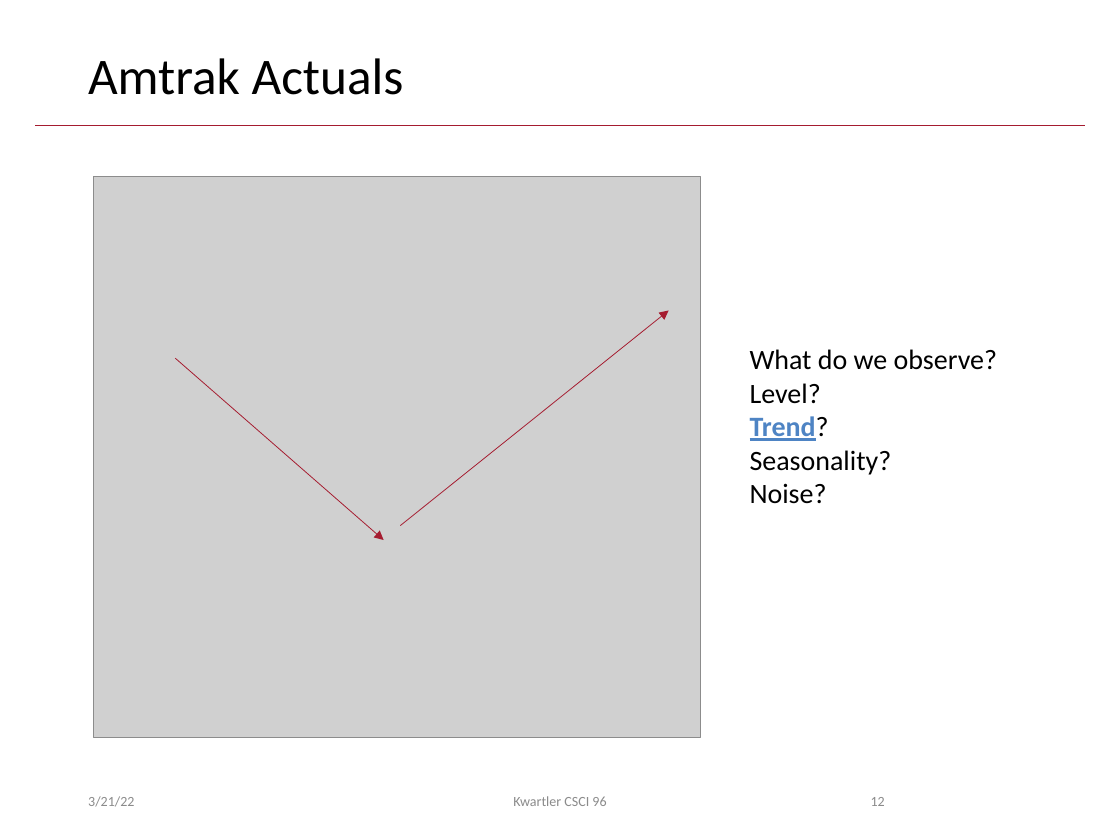
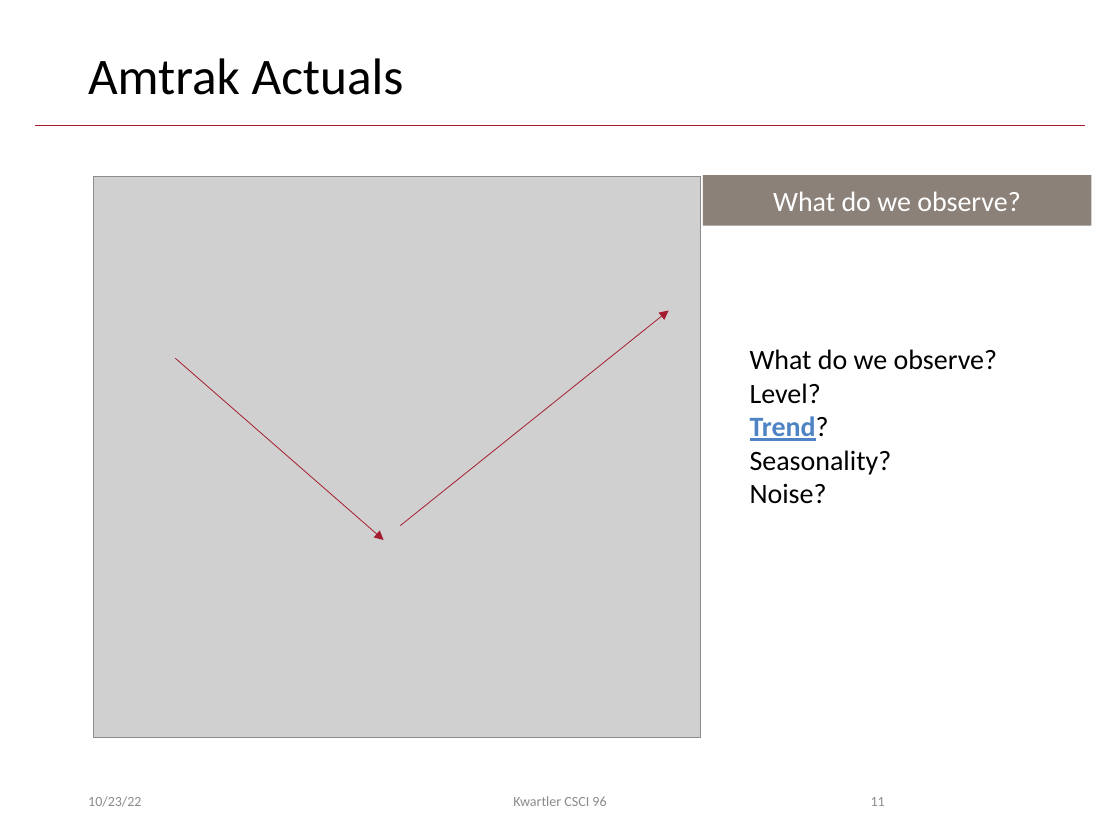
Before and after one commit to kwartler/Harvard_DataMining_Business_Student, a slide deck: slide 11 of Lessons/G_TimeSeries_Equities/A_TimeSeries.pptx (slide 12 before the commit). Drawn at 1120x840 pixels with LibreOffice and Linux fonts; fonts in the diff are those of the drawing; grey boxes stand for pictures; background and template pictures are left out. Boxes give left, top, right and bottom in pixels: in the first picture for what was removed or moved away, otherwise in the second. Text is boxed around its words. In the diff, an @@ line names an element or a change of style, - is before the commit and + after.

```diff
--- a/Lessons/G_TimeSeries_Equities/A_TimeSeries.pptx
+++ b/Lessons/G_TimeSeries_Equities/A_TimeSeries.pptx
@@ rectangle added at [703, 175, 1092, 225], fill #8C8179, 18 pt, text #FFFFFF @@
+What do we observe?
@@ text at [88, 796, 141, 807]: text changed @@
-3/21/22
+10/23/22
@@ page number at [871, 797, 885, 806]: text changed @@
-12
+11
```
Also in this commit, not shown: 50 other slides changed, 1 slide removed.
